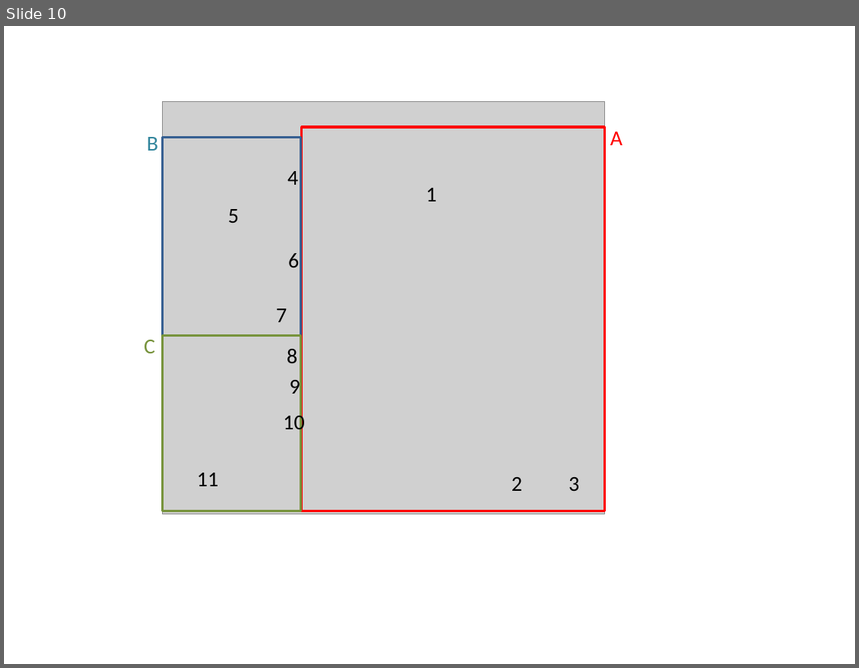
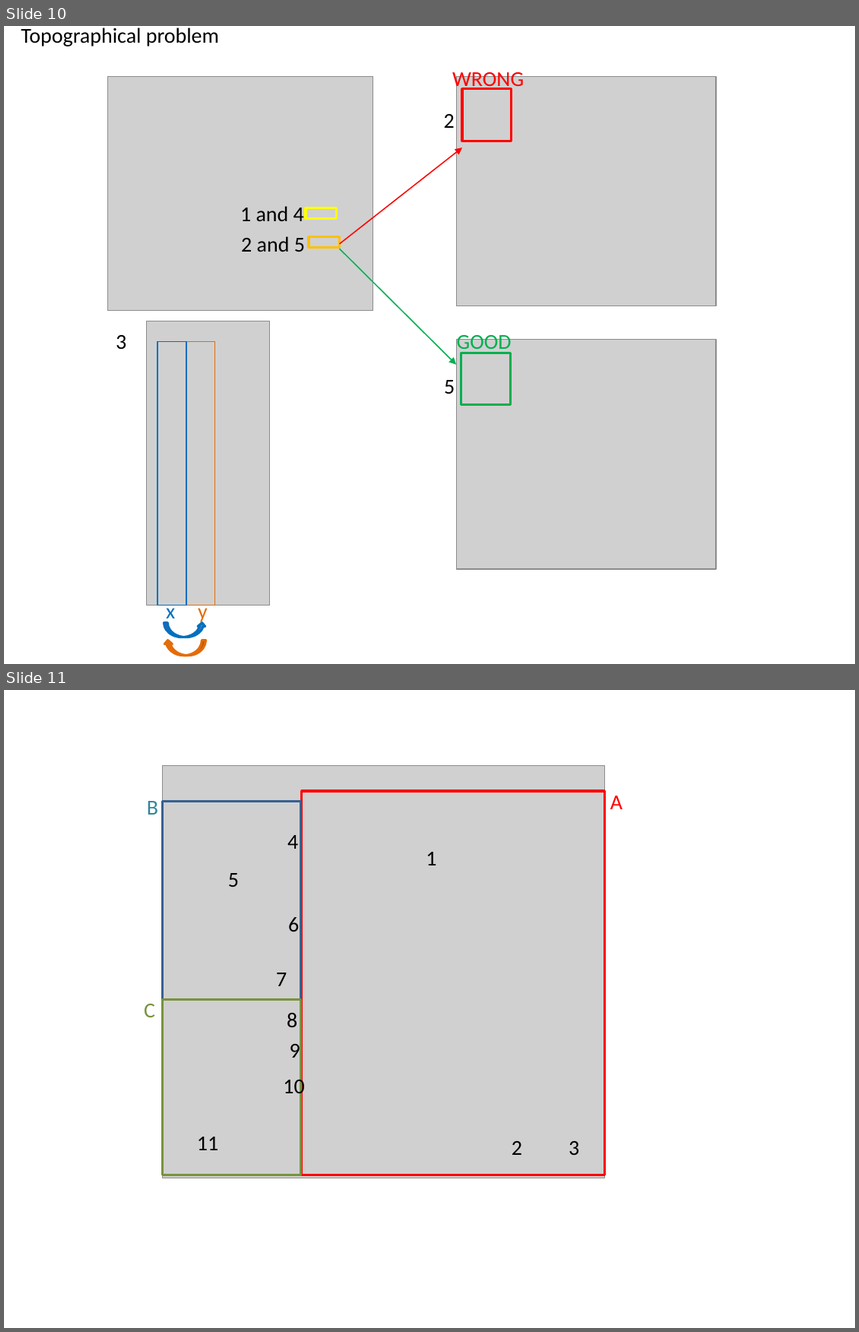
Before and after one commit to DePrettoM/EEGpal, a slide deck: Manuels/picture_EEGpal_manuals.pptx. Shown one above the other, each under a label of ours: slide 10 before the commit, slides 10 and 11 after it. The pictures are 859x668 and 859x1332 pixels, drawn with LibreOffice and Linux fonts; fonts in the diff are those of the drawing; grey boxes stand for pictures. Boxes give left, top, right and bottom in pixels: in the first picture for what was removed or moved away, otherwise in the second. Text is boxed around its words. In the diff, an @@ line names an element or a change of style, - is before the commit and + after.

```diff
--- a/Manuels/picture_EEGpal_manuals.pptx
+++ b/Manuels/picture_EEGpal_manuals.pptx
@@ slide 10 added at <box>4,26,855,664</box>, background #FFFFFF @@
@@ text added at <box>21,28,219,47</box>, 18 pt, text #000000 @@
+Topographical problem
@@ text added at <box>452,68,524,91</box>, 18 pt, text #FF0000 @@
+WRONG
@@ picture added at <box>108,76,373,310</box> @@
@@ picture added at <box>456,76,715,306</box> @@
@@ rectangle added at <box>462,89,510,141</box>, outline #FF0000 2 pt @@
@@ text added at <box>444,114,455,128</box>, 18 pt, text #000000 @@
+2
@@ arrow added from (339, 244) to (462, 148), #FF0000 1 pt @@
@@ text added at <box>240,206,304,221</box>, 18 pt, text #000000 @@
+1 and 4
@@ rectangle added at <box>305,208,336,218</box>, outline #FFFF00 2 pt @@
@@ text added at <box>241,237,305,252</box>, 18 pt, text #000000 @@
+2 and 5
@@ rectangle added at <box>309,237,339,247</box>, outline #FFC000 2 pt @@
@@ arrow added from (339, 249) to (456, 365), #00B050 1 pt @@
@@ picture added at <box>146,322,269,606</box> @@
@@ text added at <box>116,335,126,350</box>, 18 pt, text #000000 @@
+3
@@ rectangle added at <box>158,342,186,606</box>, outline #0070C0 1 pt @@
@@ rectangle added at <box>186,342,215,606</box>, outline #E46C0A 1 pt @@
@@ picture added at <box>456,340,715,570</box> @@
@@ text added at <box>457,332,512,354</box>, 18 pt, text #00B050 @@
+GOOD
@@ rectangle added at <box>461,353,509,404</box>, outline #00B050 2 pt @@
@@ text added at <box>444,380,455,394</box>, 18 pt, text #000000 @@
+5
@@ text added at <box>166,601,175,624</box>, 18 pt, text #0070C0 @@
+x
@@ text added at <box>198,601,208,624</box>, 18 pt, text #E46C0A @@
+y
@@ curved up arrow added at <box>164,623,205,638</box>, fill #4F81BD, outline #0070C0 2 pt @@
@@ curved up arrow added at <box>164,641,205,656</box>, fill #E46C0A, outline #E46C0A 2 pt @@
@@ what was slide 10 is now slide 11 @@
```
Also in this commit, not shown: 6 other files.
